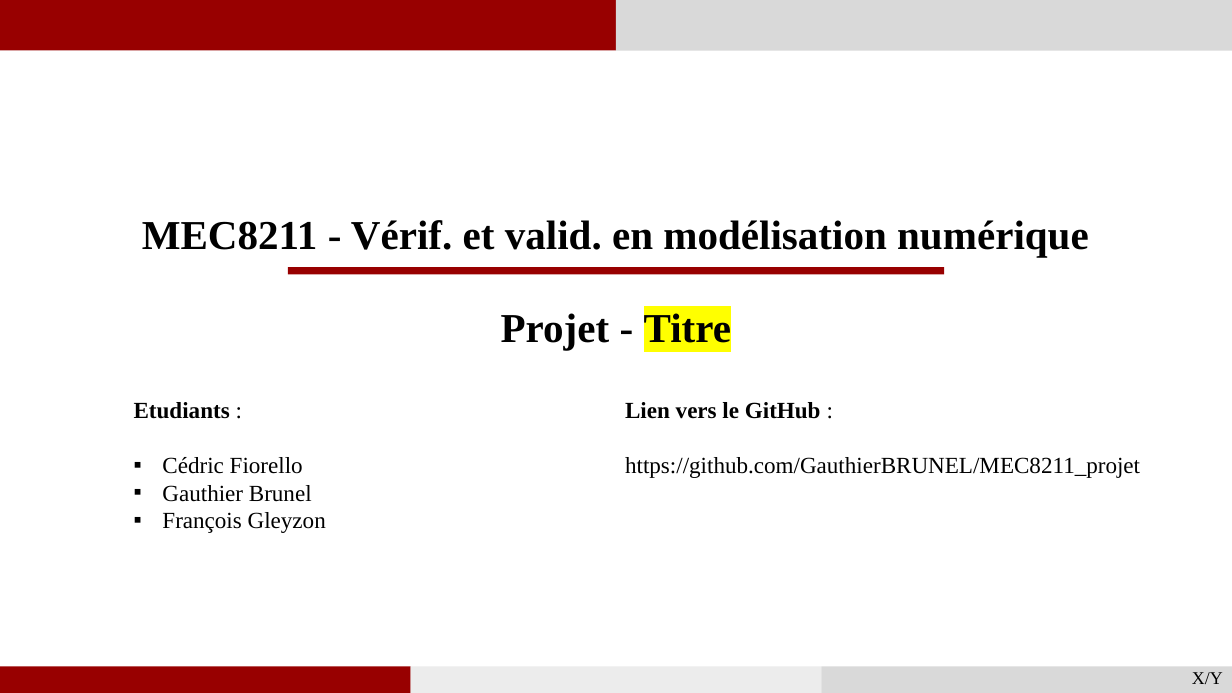
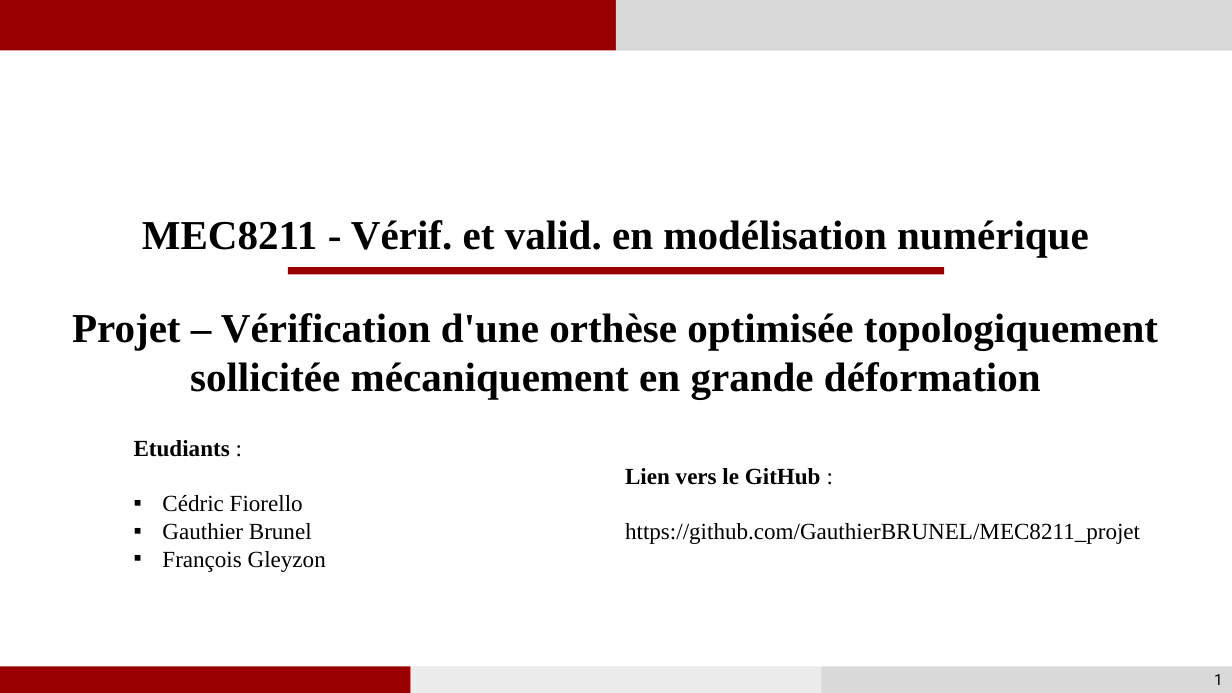
Before and after one commit to GauthierBRUNEL/MEC8211_projet, a slide deck: slide 1 of 03_Rapport/Rapport_Projet.pptx. Drawn at 1232x693 pixels with LibreOffice and Linux fonts; fonts in the diff are those of the drawing. Boxes give left, top, right and bottom in pixels: in the first picture for what was removed or moved away, otherwise in the second. Text is boxed around its words. In the diff, an @@ line names an element or a change of style, - is before the commit and + after.

```diff
--- a/03_Rapport/Rapport_Projet.pptx
+++ b/03_Rapport/Rapport_Projet.pptx
@@ text at [72,313,1158,399]: text changed @@
-Projet - Titre
+Projet – Vérification d'une orthèse optimisée topologiquement sollicitée mécaniquement en grande déformation
@@ text "Etudiants :": place and size @@
-text "Etudiants :" at [134,402,326,533]
+text "Etudiants :" at [134,440,326,572]
@@ text "Lien vers le GitHub :": place and size @@
-text "Lien vers le GitHub :" at [625,402,1140,478]
+text "Lien vers le GitHub :" at [625,468,1140,544]
@@ text removed at [1192,672,1223,684] @@
-X/Y
@@ page number added at [1214,674,1223,685], 12 pt, text #000000 @@
+1
```
Also in this commit, not shown: 21 other slides changed, 1 slide added, 5 other files.
